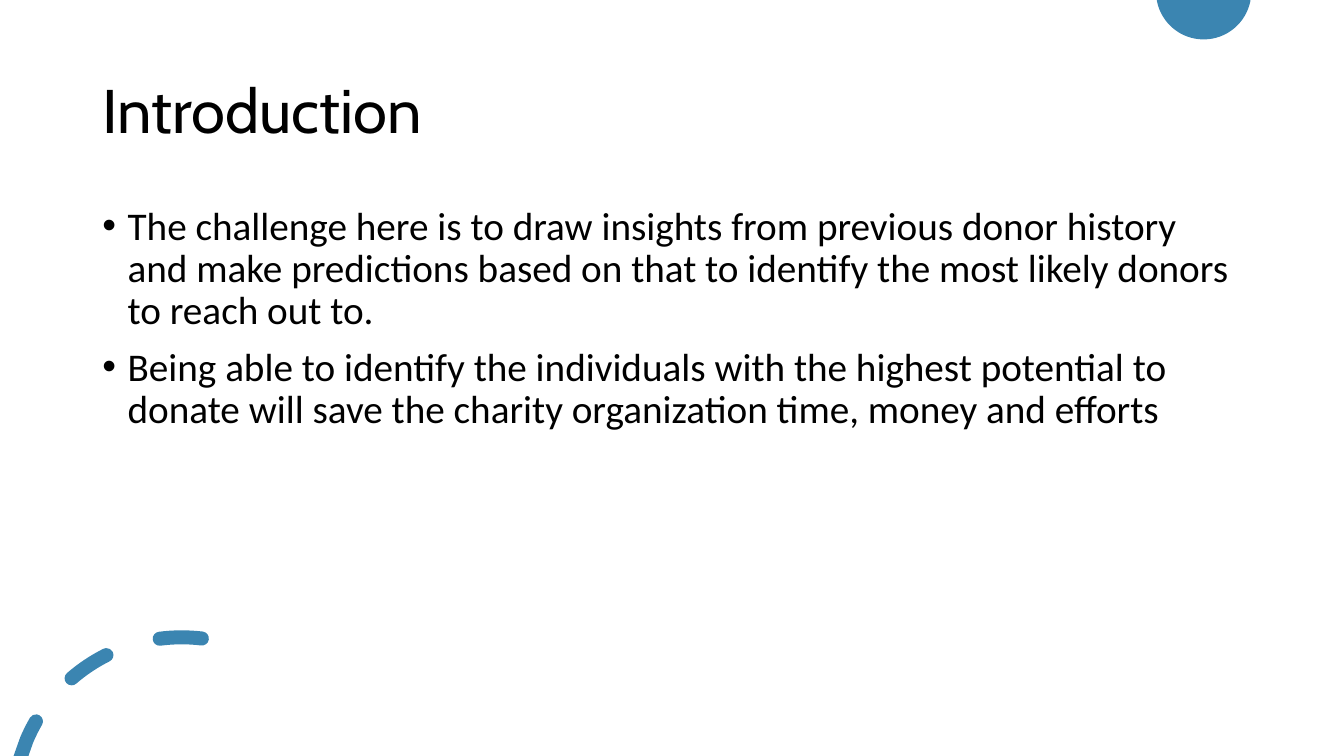
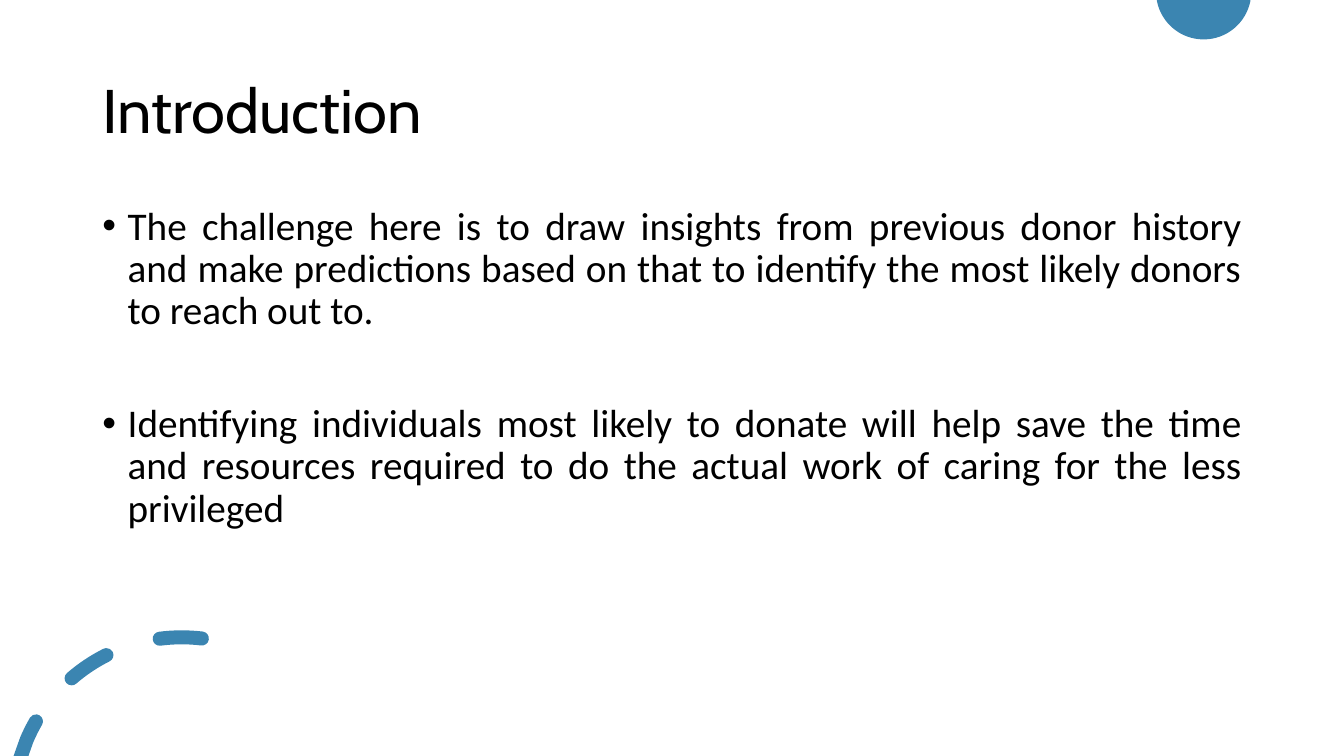
Before and after one commit to Ay-slim/Data-Science-Portfolio--Ayooluwa, a slide deck: slide 2 of Donor_prediction_challenge/Presentation.pptx. Drawn at 1344x756 pixels with LibreOffice and Linux fonts; fonts in the diff are those of the drawing. Boxes give left, top, right and bottom in pixels: in the first picture for what was removed or moved away, otherwise in the second. Text is boxed around its words. In the diff, an @@ line names an element or a change of style, - is before the commit and + after.

```diff
--- a/Donor_prediction_challenge/Presentation.pptx
+++ b/Donor_prediction_challenge/Presentation.pptx
@@ text at <box>128,212,1241,325</box>: alignment left to justified @@
@@ text at <box>128,409,1242,529</box>: text changed @@
-• Being able to identify the individuals with the highest potential to donate will save the charity organization time, money and efforts
+• Identifying individuals most likely to donate will help save the time and resources required to do the actual work of caring for the less privileged
```
Also in this commit, not shown: 4 other slides changed, 6 slides added, 2 slides removed, 1 other file.
